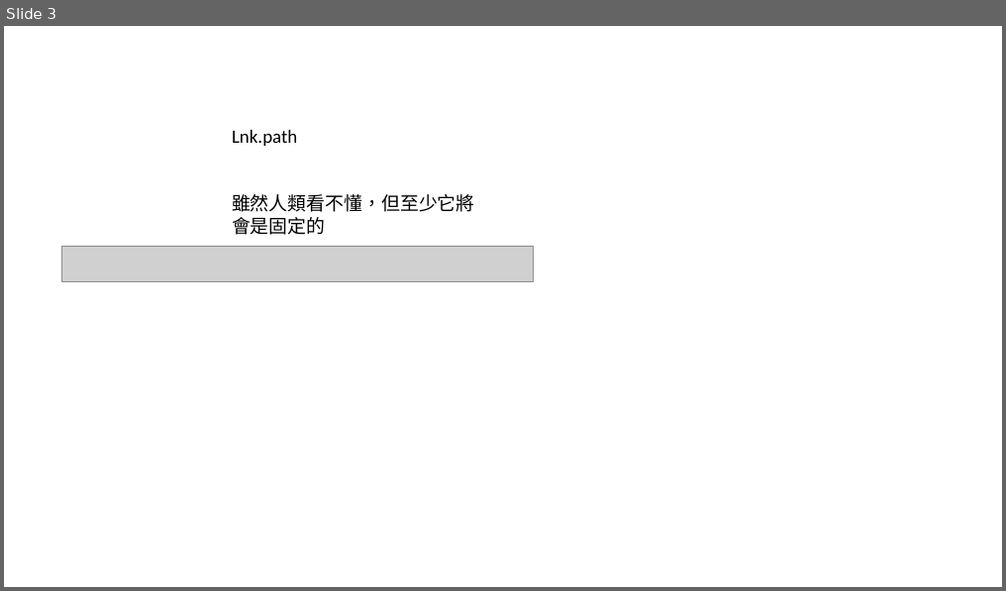
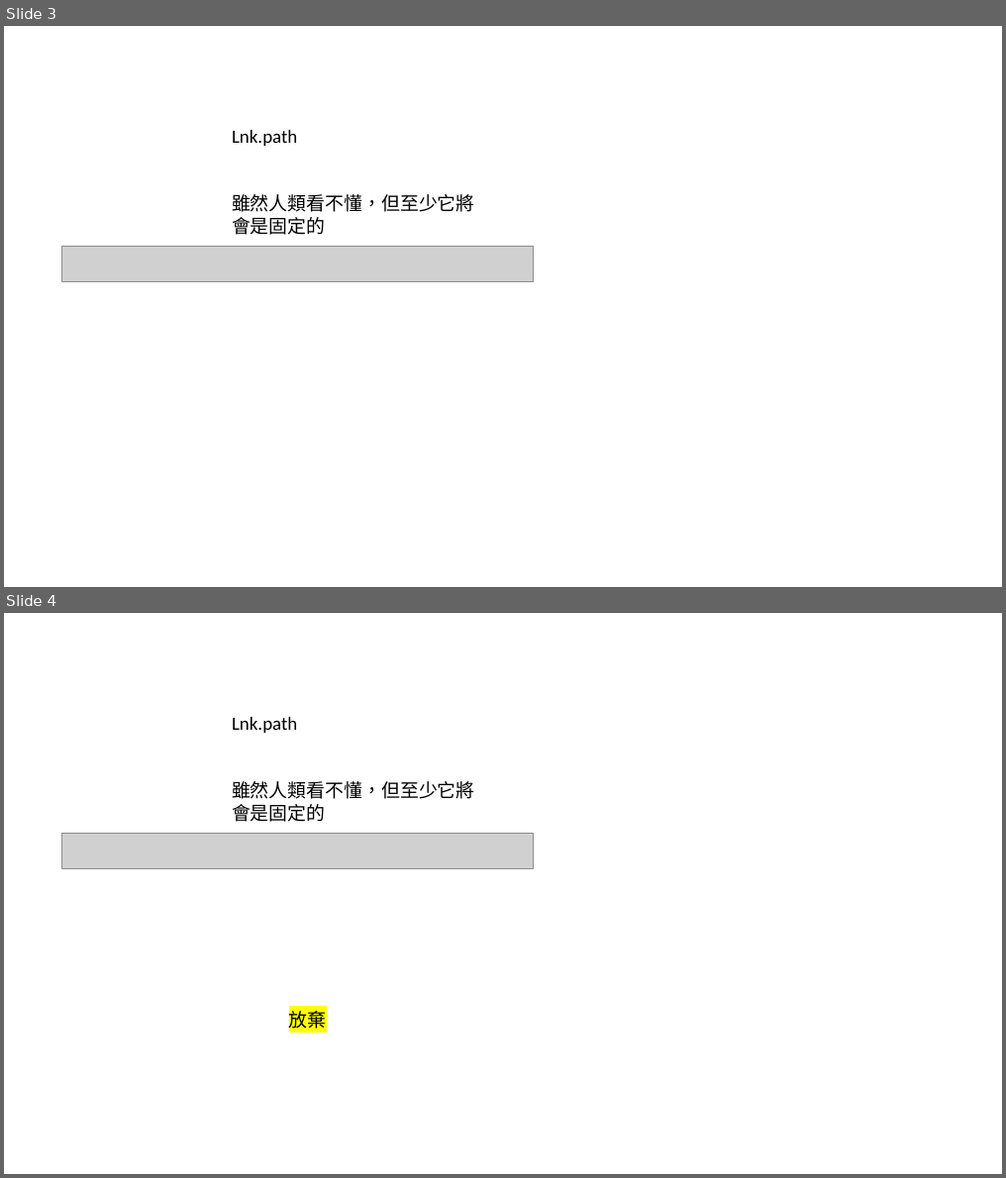
Before and after one commit to bearhood/AutoSave, a slide deck: some result.pptx. Shown one above the other, each under a label of ours: slide 3 before the commit, slides 3 and 4 after it. The pictures are 1006x591 and 1006x1178 pixels, drawn with LibreOffice and Linux fonts; fonts in the diff are those of the drawing; grey boxes stand for pictures. Boxes give left, top, right and bottom in pixels: in the first picture for what was removed or moved away, otherwise in the second. Text is boxed around its words. In the diff, an @@ line names an element or a change of style, - is before the commit and + after.

```diff
--- a/some result.pptx
+++ b/some result.pptx
@@ slide 4 added at [4, 613, 1002, 1174], background #FFFFFF @@
@@ text added at [232, 717, 475, 822], 18 pt, text #000000 @@
+Lnk.path
+雖然人類看不懂，但至少它將會是固定的
@@ picture added at [61, 833, 533, 869] @@
@@ text added at [289, 1011, 327, 1029], 18 pt, text #000000 @@
+放棄
```
Also in this commit, not shown: 1 other slide added, 2 slides removed, 2 other files.
